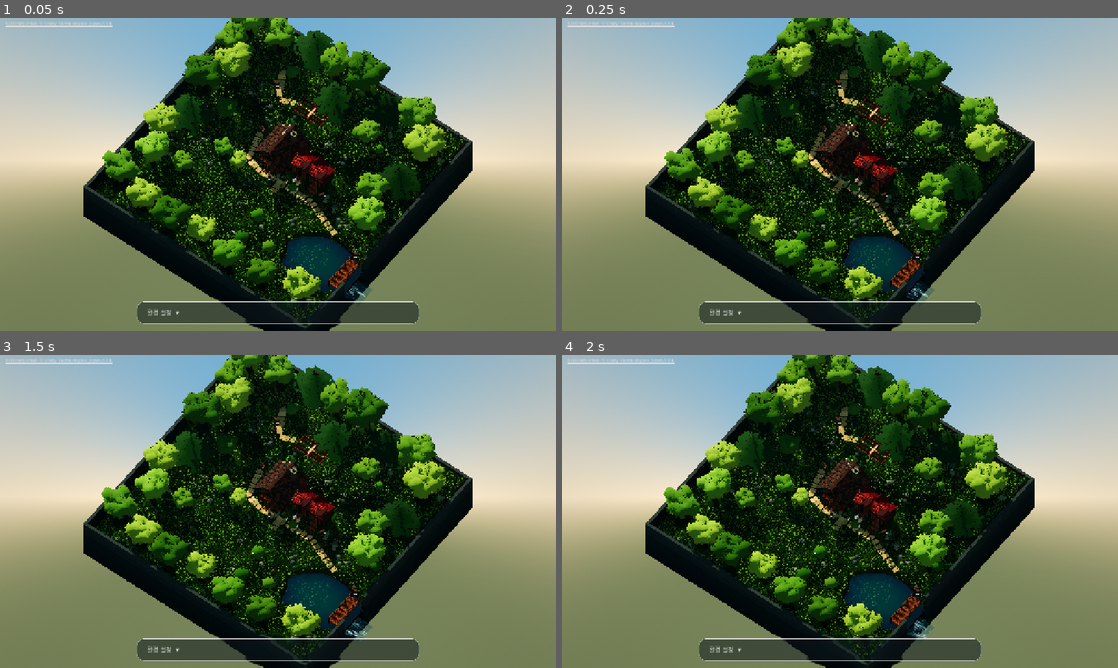
Above: before the commit, frames 1-4 (two rows, left to right).
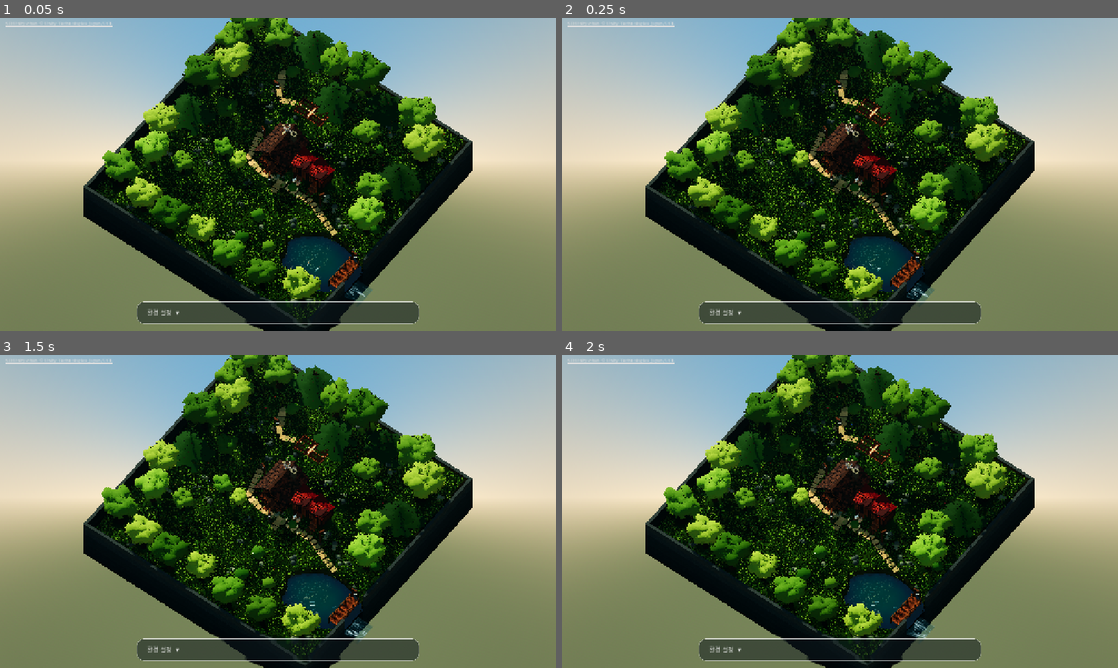
Above: after the commit, the same moments.

Repository: lolisia/portfolio-02
Game: Godot game, scene res://scenes/main.tscn
Same seed, same stepped clock (60 frames per second), same inputs: the game is played once before the commit and once after it.
Inputs:
- Up to frame 1 (0.05 s): no input
- Up to frame 2 (0.25 s): no input
- Up to frame 3 (1.5 s): click "환경 설정 ▾" at 0.5 s; click "환경 설정 ▴" at 1.25 s
- Up to frame 4 (2 s): no input

The runs differ from the first frame. In frame 1, less than 0.1% of the frame differs, in the area x 51-61%, y 34-84%; in frame 2, less than 0.1%; in frame 3, less than 0.1%, in the area x 51-61%, y 34-83%; in frame 4, less than 0.1%.

Commit message:
Add pond fish and perching bird activity

Diff:
--- a/godot/scripts/farm_life.gd
+++ b/godot/scripts/farm_life.gd
@@ -11,6 +11,16 @@
 var vane_rotor: Node3D
 var smoke: GPUParticles3D
 var smoke_process: ParticleProcessMaterial
+var fish_school: Array = []
+var bird: Node3D
+var bird_wings: Array = []
+var bird_state := "perched"
+var bird_timer := 5.0
+var bird_from := Vector3.ZERO
+var bird_to := Vector3.ZERO
+var bird_t := 0.0
+var bird_duration := 2.0
+var bird_perches: Array = []
 var rotor_speed := 0.0
 var time := 0.0
 var wind := 3.0
@@ -39,6 +49,8 @@
 	_build_vane()
 	_build_smoke()
 	_build_flock()
+	_build_fish()
+	_build_bird()
 
 func _material(color: Color) -> StandardMaterial3D:
 	var key := color.to_html()
@@ -270,10 +282,143 @@
 			return Vector2(x, z)
 	return COOP_CENTER
 
+func _fish_in_pond(x: float, z: float) -> bool:
+	return world.wet(x, z) > 0.30 and world.height(x, z) < world.water.position.y - 0.20 and x < 12.6
+
+func _pick_fish_target(f: Dictionary) -> Vector2:
+	for i in range(12):
+		var x := randf_range(7.4, 12.5)
+		var z := randf_range(3.4, 9.0)
+		if _fish_in_pond(x, z):
+			return Vector2(x, z)
+	return Vector2(10.0, 6.1)
+
+func _build_fish() -> void:
+	var palettes := [
+		[Color(0.384, 0.475, 0.420), Color(0.678, 0.694, 0.545), Color(0.502, 0.420, 0.322)],
+		[Color(0.541, 0.435, 0.298), Color(0.824, 0.698, 0.486), Color(0.608, 0.420, 0.239)],
+		[Color(0.886, 0.863, 0.796), Color(0.949, 0.933, 0.886), Color(0.847, 0.471, 0.235)],
+	]
+	for i in range(10):
+		var palette: Array = palettes[i % palettes.size()]
+		var group := Node3D.new()
+		group.name = "fish-" + str(i)
+		add_child(group)
+		var body := _egg(group, palette[0], 0, 0, 0, 0.092, 0.12, 0.34)
+		body.cast_shadow = GeometryInstance3D.SHADOW_CASTING_SETTING_OFF
+		var belly := _egg(group, palette[1], 0, -0.055, 0.07, 0.073, 0.065, 0.21)
+		belly.cast_shadow = GeometryInstance3D.SHADOW_CASTING_SETTING_OFF
+		var tail := _egg(group, palette[2], 0, 0, -0.36, 0.028, 0.14, 0.14)
+		tail.cast_shadow = GeometryInstance3D.SHADOW_CASTING_SETTING_OFF
+		for s in [-1.0, 1.0]:
+			var eye := _egg(group, Color(0.153, 0.157, 0.114), float(s) * 0.074, 0.024, 0.208, 0.016, 0.016, 0.016)
+			eye.cast_shadow = GeometryInstance3D.SHADOW_CASTING_SETTING_OFF
+		var scale := 0.62 + 0.3 * float((i * 37) % 10) / 10.0
+		group.scale = Vector3.ONE * scale
+		var target := _pick_fish_target({})
+		fish_school.append({
+			"group": group, "tail": tail, "x": target.x, "z": target.y,
+			"target": target, "depth": randf_range(0.18, 0.48),
+			"speed": randf_range(0.22, 0.38), "phase": randf() * 9.0,
+		})
+		group.position = Vector3(target.x, world.water.position.y - 0.3, target.y)
+
+func _bird_ellipsoid(parent: Node3D, color: Color, x: float, y: float, z: float,
+		w: float, h: float, d: float) -> MeshInstance3D:
+	var mi := _egg(parent, color, x, y, z, w, h, d)
+	mi.cast_shadow = GeometryInstance3D.SHADOW_CASTING_SETTING_ON
+	return mi
+
+func _build_bird() -> void:
+	bird = Node3D.new()
+	bird.name = "PerchingBird"
+	add_child(bird)
+	_bird_ellipsoid(bird, Color(0.502, 0.384, 0.290), 0, 0.11, 0, 0.12, 0.115, 0.21)
+	_bird_ellipsoid(bird, Color(0.333, 0.314, 0.294), 0, 0.22, 0.13, 0.101, 0.106, 0.11)
+	_bird_ellipsoid(bird, Color(0.898, 0.757, 0.604), 0, 0.14, 0.13, 0.092, 0.083, 0.095)
+	_bird_ellipsoid(bird, Color(0.757, 0.588, 0.345), 0, 0.20, 0.235, 0.044, 0.028, 0.067)
+	for s in [-1.0, 1.0]:
+		_bird_ellipsoid(bird, Color(0.129, 0.118, 0.110), float(s) * 0.083, 0.241, 0.172, 0.015, 0.015, 0.015)
+	_bird_ellipsoid(bird, Color(0.298, 0.271, 0.243), 0, 0.12, -0.217, 0.063, 0.043, 0.158)
+	for s in [-1.0, 1.0]:
+		var wing := Node3D.new()
+		wing.position = Vector3(float(s) * 0.069, 0.15, -0.013)
+		bird.add_child(wing)
+		_bird_ellipsoid(wing, Color(0.408, 0.345, 0.290), float(s) * 0.15, 0, -0.03, 0.205, 0.031, 0.103)
+		_bird_ellipsoid(wing, Color(0.271, 0.243, 0.220), float(s) * 0.295, 0, -0.094, 0.124, 0.021, 0.055)
+		bird_wings.append(wing)
+	bird.scale = Vector3.ONE * 1.35
+
+	for tree in FarmWorld.TREE_LIST:
+		var x: float = tree[0]
+		var z: float = tree[1]
+		var s: float = tree[2]
+		bird_perches.append(Vector3(x + 0.36 * s, world.height(x, z) + 3.97 * s, z + 0.25 * s))
+	for lamp in world.lamps:
+		var p: Vector3 = lamp.position
+		bird_perches.append(p + Vector3(0, 0.08, 0))
+	bird_perches.append(world.cottage_ridge + Vector3(0, 0.22, 0))
+	bird.position = bird_perches[bird_perches.size() - 1]
+	bird_timer = 6.0
+
+func _update_fish(delta: float) -> void:
+	var water_y: float = world.water.position.y
+	for f in fish_school:
+		var flat := Vector2(f.target.x - f.x, f.target.y - f.z)
+		if flat.length() < 0.16:
+			f.target = _pick_fish_target(f)
+			continue
+		var direction := flat.normalized()
+		var step := minf(f.speed * delta, flat.length())
+		f.x += direction.x * step
+		f.z += direction.y * step
+		var group: Node3D = f.group
+		group.position = Vector3(f.x, water_y - f.depth, f.z)
+		group.rotation.y = lerp_angle(group.rotation.y, atan2(direction.x, direction.y), 1.0 - exp(-delta * 4.0))
+		var tail: MeshInstance3D = f.tail
+		tail.rotation.y = sin(time * 9.0 + f.phase) * 0.38
+
+func _update_bird(delta: float) -> void:
+	if bird == null:
+		return
+	if bird_state == "perched":
+		bird_timer -= delta
+		bird.rotation.x = sin(time * 0.7) * 0.03
+		for i in range(bird_wings.size()):
+			var wing: Node3D = bird_wings[i]
+			wing.rotation.z = lerp(wing.rotation.z, float(-1 if i == 0 else 1) * 0.12, 1.0 - exp(-delta * 5.0))
+		if bird_timer <= 0.0:
+			bird_from = bird.position
+			var next = bird_perches[randi() % bird_perches.size()]
+			if next.distance_to(bird_from) < 0.5 and bird_perches.size() > 1:
+				next = bird_perches[(randi() + 1) % bird_perches.size()]
+			bird_to = next
+			bird_t = 0.0
+			bird_duration = clampf(bird_from.distance_to(bird_to) * 0.28, 1.6, 4.2)
+			bird_state = "flying"
+	else:
+		bird_t = minf(1.0, bird_t + delta / bird_duration)
+		var pos := bird_from.lerp(bird_to, bird_t)
+		pos.y += sin(bird_t * PI) * (0.5 + bird_from.distance_to(bird_to) * 0.16)
+		bird.position = pos
+		var ahead := bird_to - bird_from
+		bird.rotation.y = atan2(ahead.x, ahead.z)
+		bird.rotation.x = -sin(bird_t * PI) * 0.45
+		for i in range(bird_wings.size()):
+			var wing2: Node3D = bird_wings[i]
+			wing2.rotation.z = float(-1 if i == 0 else 1) * (0.45 + sin(time * 18.0) * 0.55)
+		if bird_t >= 1.0:
+			bird.position = bird_to
+			bird_state = "perched"
+			bird.rotation.x = 0.0
+			bird_timer = 6.0 + randf() * 8.0
+
 func _process(delta: float) -> void:
 	if world == null:
 		return
 	time += delta
+	_update_fish(delta)
+	_update_bird(delta)
 	var outside := hour >= 6.0 and hour < 19.0 and (weather <= 1 or weather == 4) and wind < 11.0
 	var gust := sin(time * 1.37) + 0.42 * sin(time * 2.31)
 	var target_heading := WIND_HEADING + gust * 0.11 * minf(1.0, wind / 8.0)
